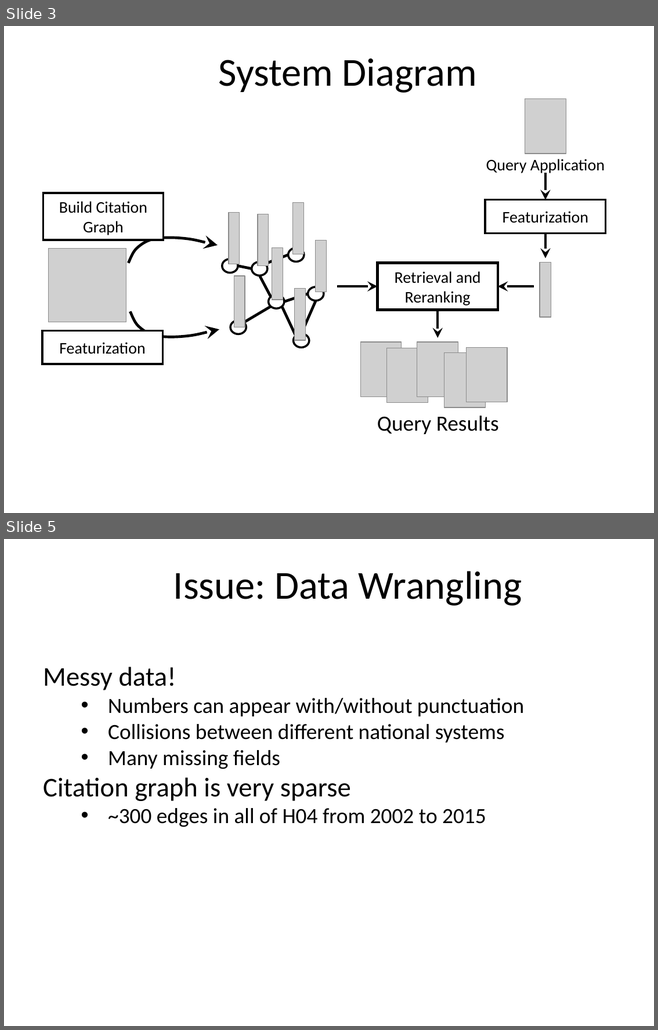
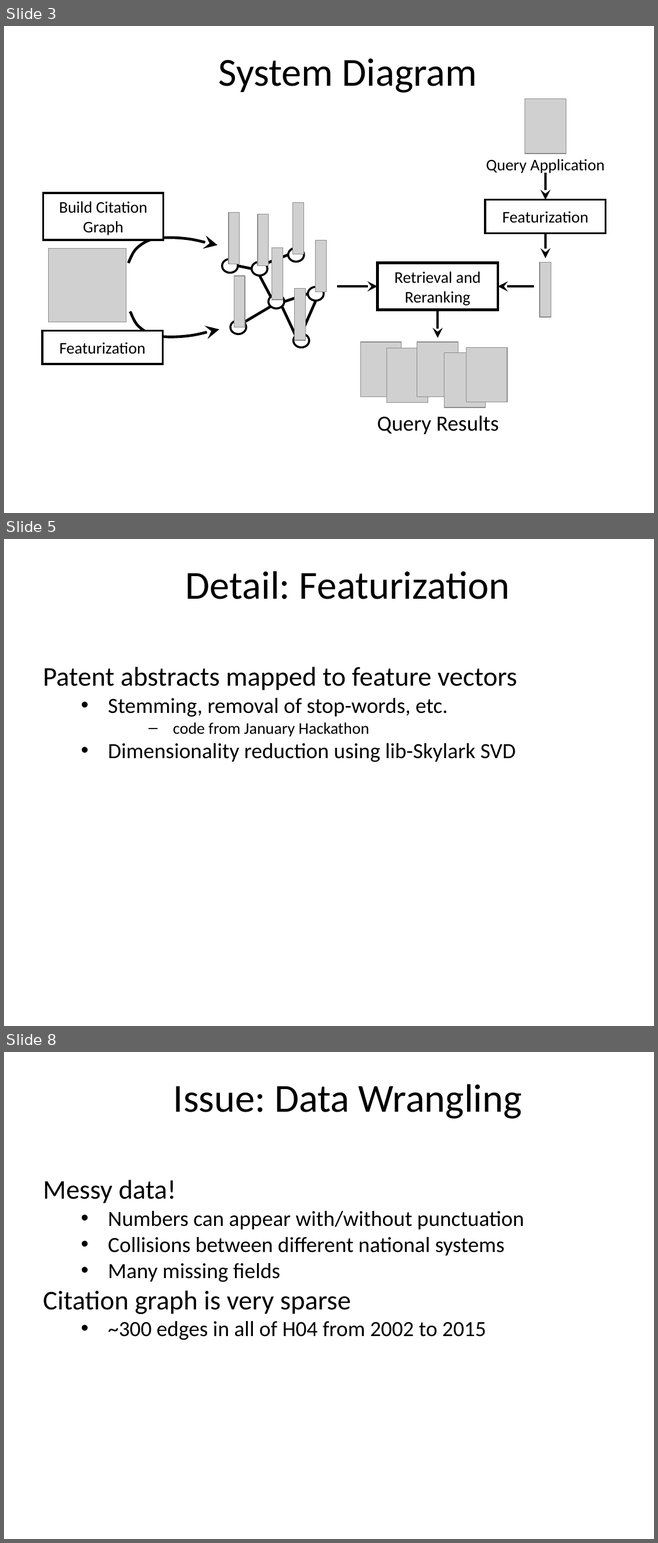
Before and after one commit to alexgittens/XDataUSPTOHackathon, a slide deck: XDATA_Sep2016_klevin_slides.pptx. Shown one above the other, each under a label of ours: slides 3 and 5 before the commit, slides 3, 5 and 8 after it; the slides between them are not shown. The pictures are 658x1030 and 658x1543 pixels, drawn with LibreOffice and Linux fonts; fonts in the diff are those of the drawing; grey boxes stand for pictures; background and template pictures are left out. Boxes give left, top, right and bottom in pixels: in the first picture for what was removed or moved away, otherwise in the second. Text is boxed around its words. In the diff, an @@ line names an element or a change of style, - is before the commit and + after.

```diff
--- a/XDATA_Sep2016_klevin_slides.pptx
+++ b/XDATA_Sep2016_klevin_slides.pptx
@@ slide 5 added at (x1=4, y1=539, x2=654, y2=1026), background #FFFFFF @@
@@ title added at (x1=186, y1=571, x2=510, y2=599), 44 pt, text #000000 @@
+Detail: Featurization
@@ text added at (x1=43, y1=667, x2=517, y2=762), 24 pt, text #000000 @@
+Patent abstracts mapped to feature vectors
+• Stemming, removal of stop-words, etc.
+  – code from January Hackathon
+• Dimensionality reduction using lib-Skylark SVD
@@ what was slide 5 is now slide 8 @@
```
Also in this commit, not shown: 2 slides changed, 2 other slides added.
